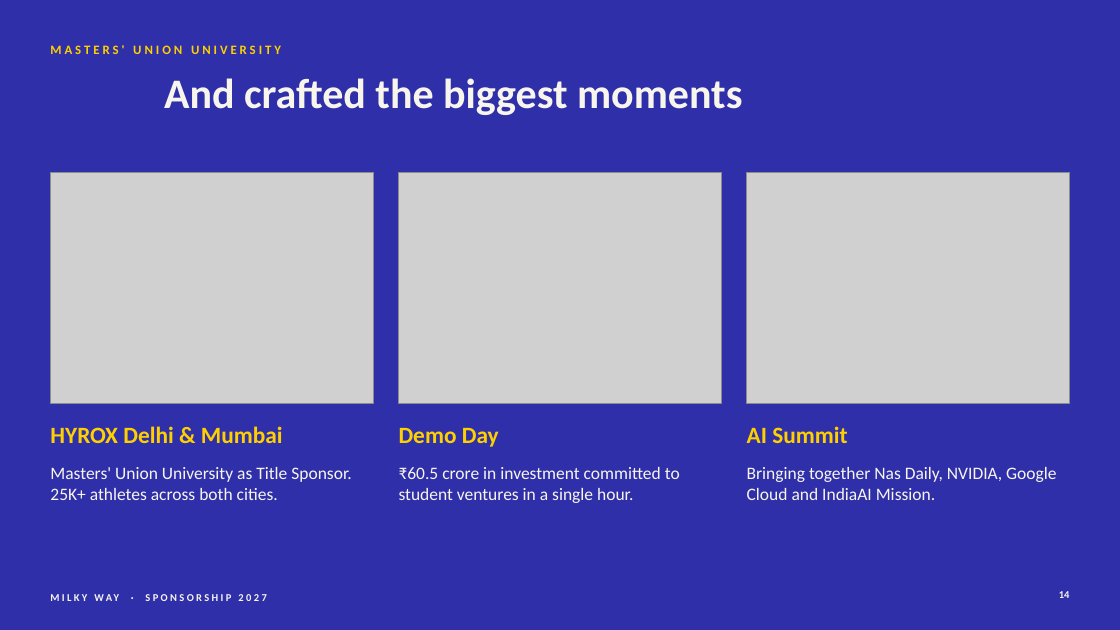
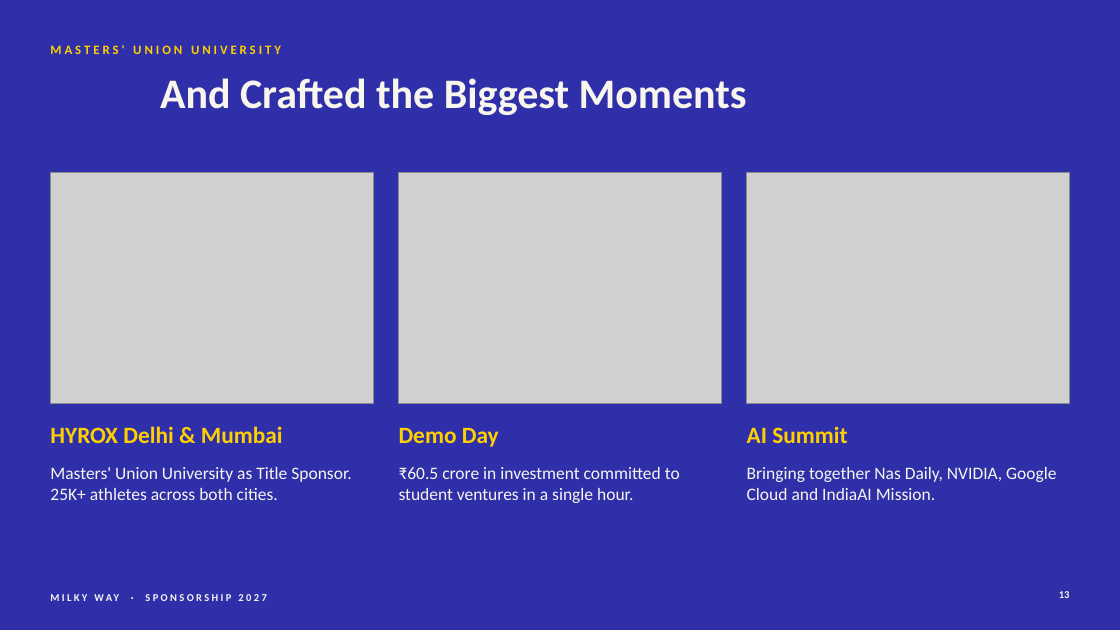
Before and after one commit to adityamittal2103/milkywayspons, a slide deck: slide 13 of deck/Milky-Way-Sponsorship-2027.pptx (slide 14 before the commit). Drawn at 1120x630 pixels with LibreOffice and Linux fonts; fonts in the diff are those of the drawing; grey boxes stand for pictures. Boxes give left, top, right and bottom in pixels: in the first picture for what was removed or moved away, otherwise in the second. Text is boxed around its words. In the diff, an @@ line names an element or a change of style, - is before the commit and + after.

```diff
--- a/deck/Milky-Way-Sponsorship-2027.pptx
+++ b/deck/Milky-Way-Sponsorship-2027.pptx
@@ title at (160,78,747,115): text changed @@
-And crafted the biggest moments
+And Crafted the Biggest Moments
@@ page number at (1059,591,1070,598): text changed @@
-14
+13
```
Also in this commit, not shown: 14 other slides changed, 1 slide added, 2 slides removed, 30 other files.
